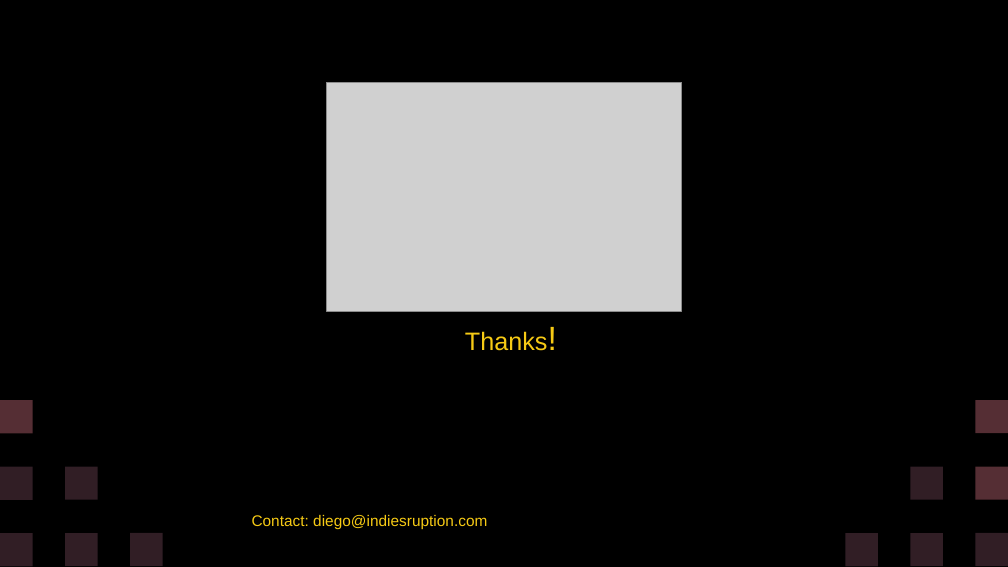
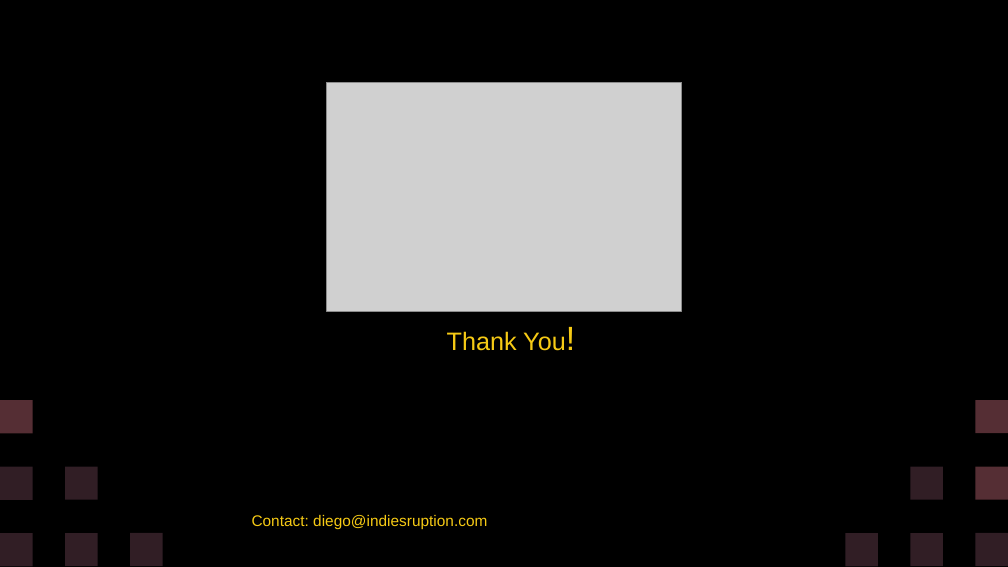
Before and after one commit to diegohcanepa/Remizione, a slide deck: slide 19 of Pitch Deck.pptx. Drawn at 1008x567 pixels with LibreOffice and Linux fonts; fonts in the diff are those of the drawing; grey boxes stand for pictures. Boxes give left, top, right and bottom in pixels: in the first picture for what was removed or moved away, otherwise in the second. Text is boxed around its words. In the diff, an @@ line names an element or a change of style, - is before the commit and + after.

```diff
--- a/Pitch Deck.pptx
+++ b/Pitch Deck.pptx
@@ subtitle at box(447, 331, 566, 351): text changed @@
-  Thanks!
+  Thank You!
```
Also in this commit, not shown: 8 other slides changed, 1 slide added, 1 slide removed, 2 other files.
